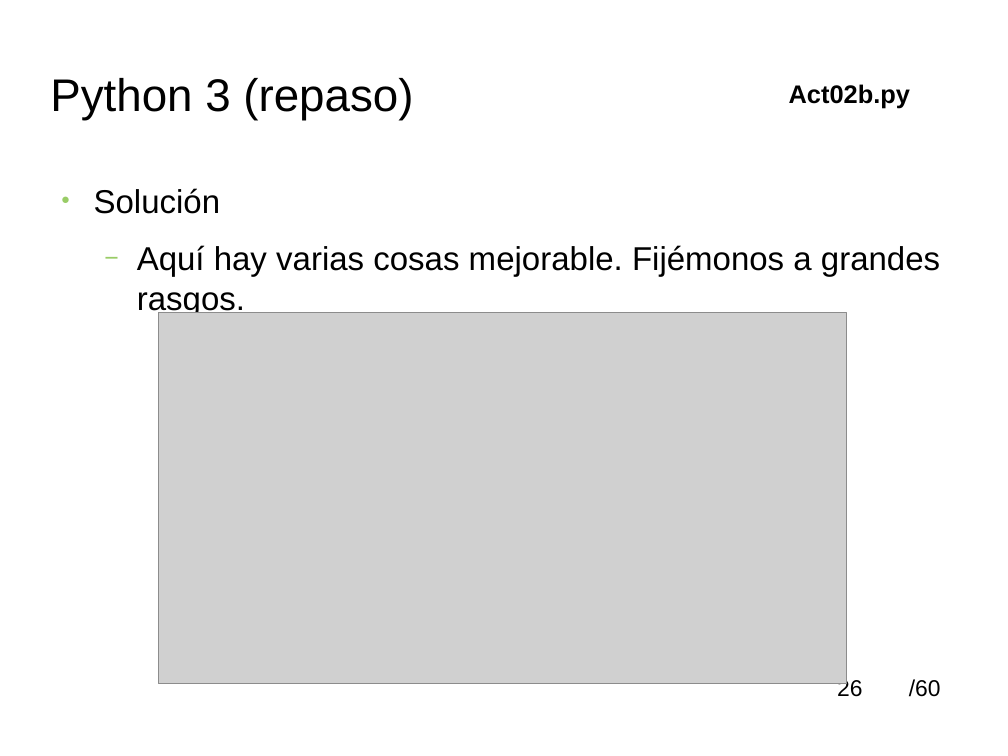
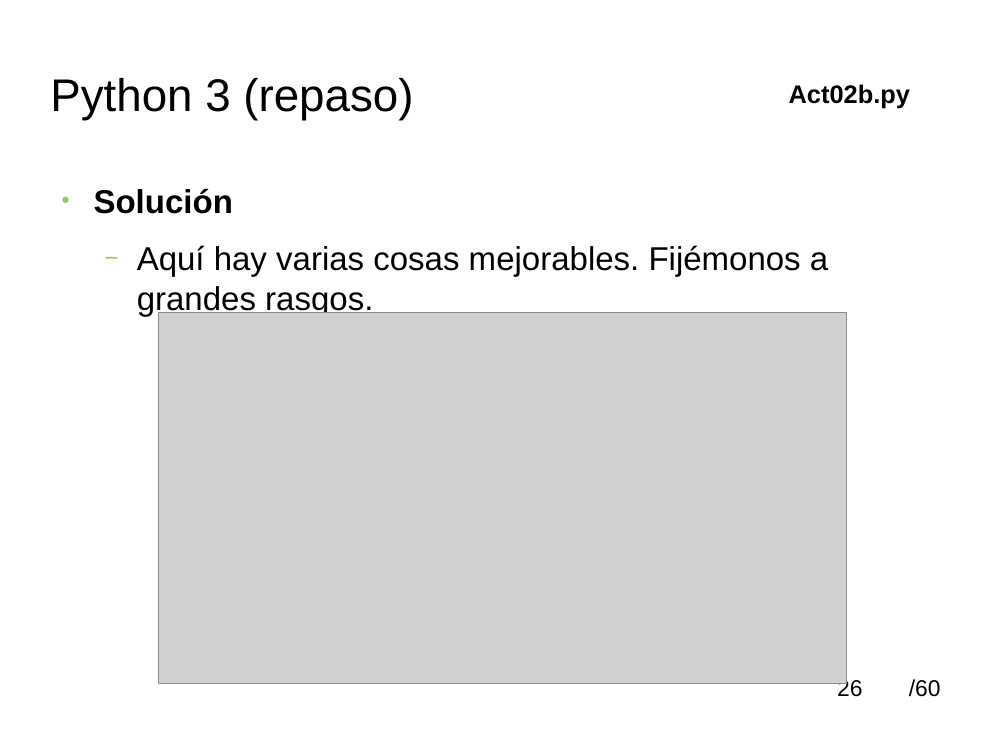
Before and after one commit to soa32123/cursoBasicoPythonSOM, a slide deck: slide 26 of material/python_tutoria_1smr.odp. Drawn at 1008x756 pixels with LibreOffice and Linux fonts; fonts in the diff are those of the drawing; grey boxes stand for pictures; background and template pictures are left out. Boxes give left, top, right and bottom in pixels: in the first picture for what was removed or moved away, otherwise in the second. Text is boxed around its words. In the diff, an @@ line names an element or a change of style, - is before the commit and + after.

```diff
--- a/material/python_tutoria_1smr.odp
+++ b/material/python_tutoria_1smr.odp
@@ text at (94,188,233,214): bold on in "Solución" @@
@@ text at (137,245,828,316): text changed @@
-  − Aquí hay varias cosas mejorable. Fijémonos a grandes rasgos.
+  − Aquí hay varias cosas mejorables. Fijémonos a grandes rasgos.
```
Also in this commit, not shown: 24 other slides changed, 4 other files.
